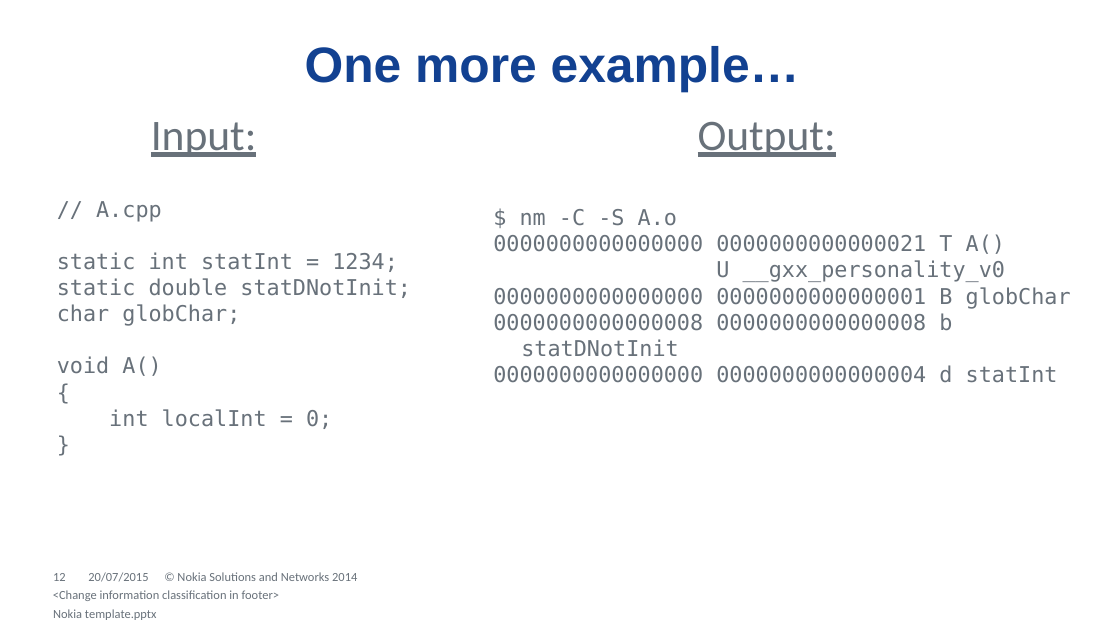
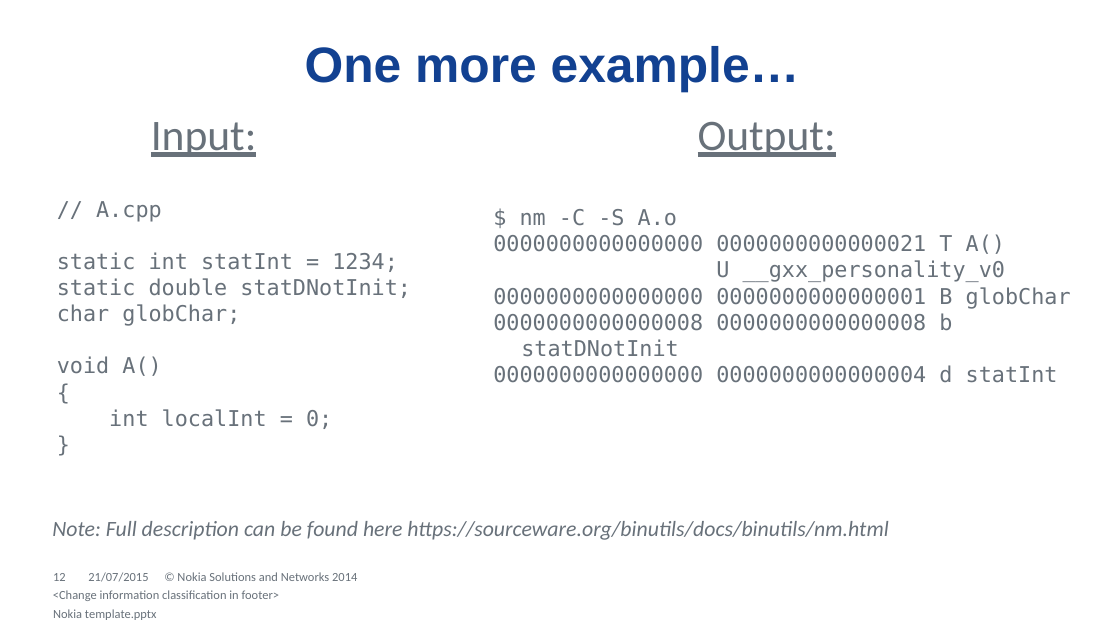
Before and after one commit to dendibakh/Linker, a slide deck: slide 12 of Diving into C++ linker.pptx. Drawn at 1120x630 pixels with LibreOffice and Linux fonts; fonts in the diff are those of the drawing; background and template pictures are left out. Boxes give left, top, right and bottom in pixels: in the first picture for what was removed or moved away, otherwise in the second. Text is boxed around its words. In the diff, an @@ line names an element or a change of style, - is before the commit and + after.

```diff
--- a/Diving into C++ linker.pptx
+++ b/Diving into C++ linker.pptx
@@ text added at <box>52,521,888,540</box>, 14 pt, text #68717A, italic @@
+  Note: Full description can be found here https://sourceware.org/binutils/docs/binutils/nm.html
@@ text at <box>88,572,148,582</box>: text changed @@
-20/07/2015
+21/07/2015
```
Also in this commit, not shown: 23 other slides changed, 2 slides added, 1 slide removed, 2 other files.
